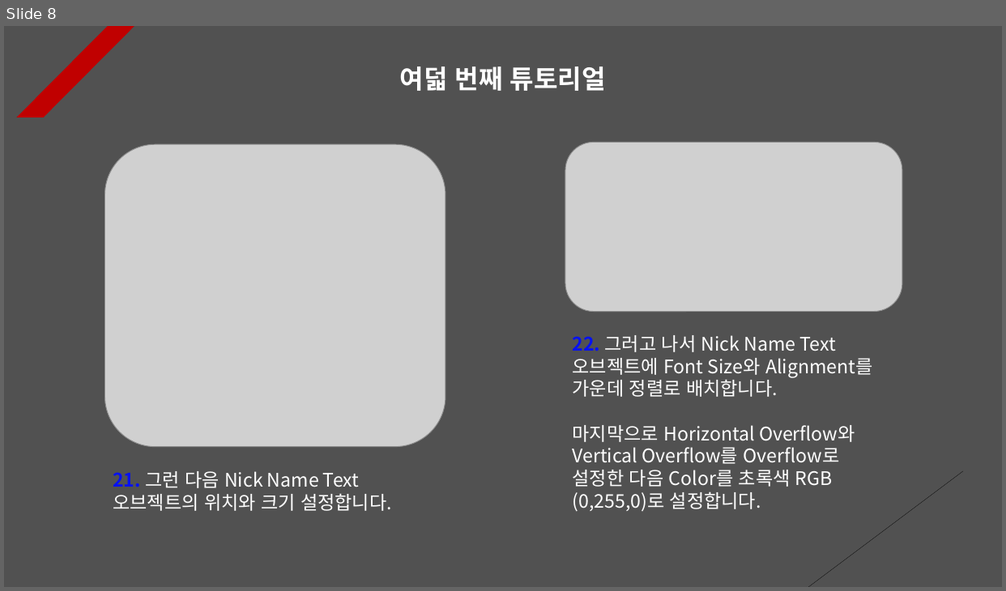
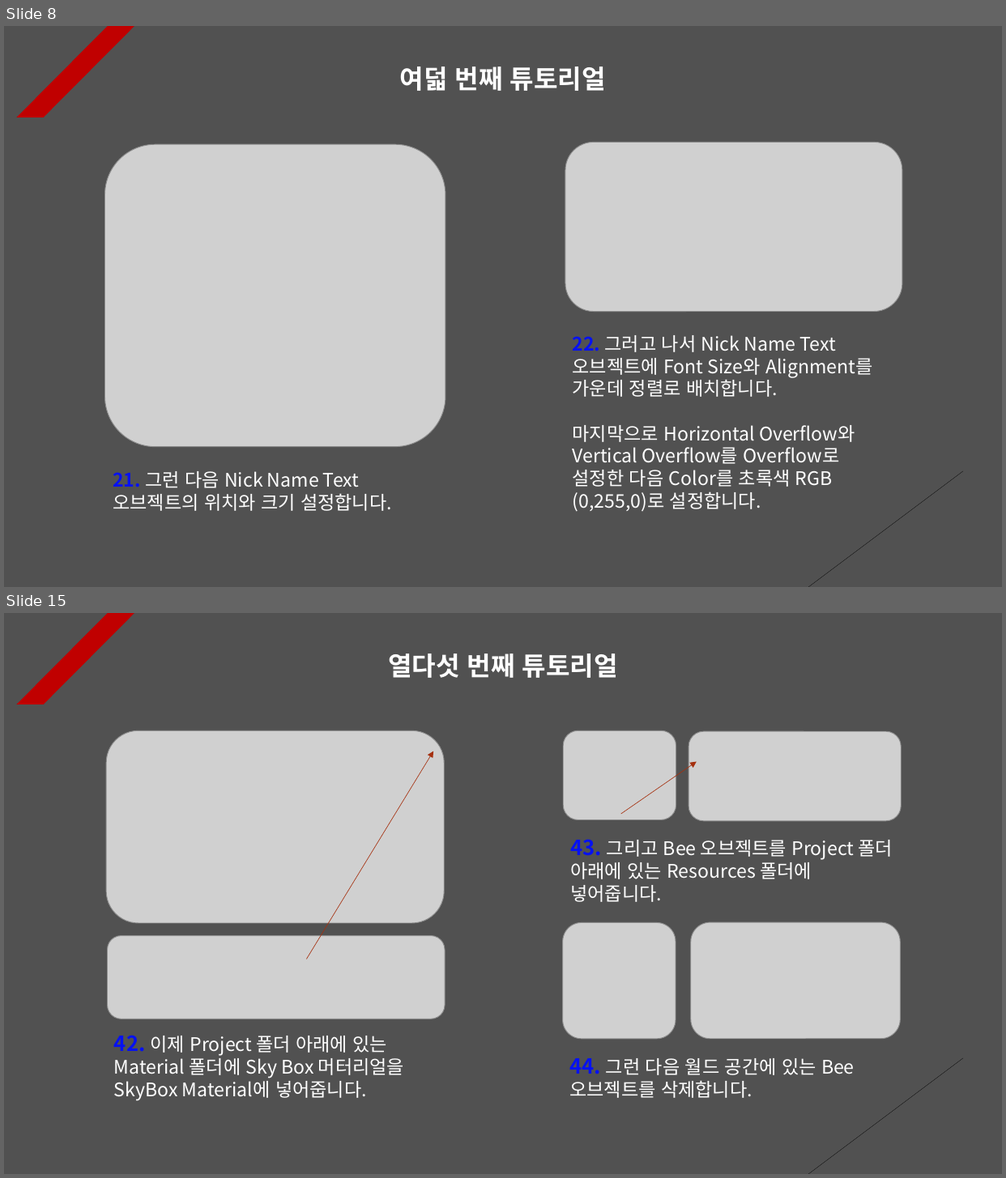
Before and after one commit to Unity2033/3D-UnityEngine, a slide deck: Assets/Class/Photon Server/PPT Data/Photon Game.pptx. Shown one above the other, each under a label of ours: slide 8 before the commit, slides 8 and 15 after it; the slides between them are not shown. The pictures are 1006x591 and 1006x1178 pixels, drawn with LibreOffice and Linux fonts; fonts in the diff are those of the drawing; grey boxes stand for pictures. Boxes give left, top, right and bottom in pixels: in the first picture for what was removed or moved away, otherwise in the second. Text is boxed around its words. In the diff, an @@ line names an element or a change of style, - is before the commit and + after.

```diff
--- a/Assets/Class/Photon Server/PPT Data/Photon Game.pptx
+++ b/Assets/Class/Photon Server/PPT Data/Photon Game.pptx
@@ slide 15 added at (x1=4, y1=613, x2=1002, y2=1174), background #515151; not listed: 2 template elements that a slide beside it also shows @@
@@ text added at (x1=388, y1=653, x2=618, y2=678), 25 pt, text #FFFFFF, bold @@
+열다섯 번째 튜토리얼
@@ picture added at (x1=107, y1=730, x2=444, y2=923) @@
@@ picture added at (x1=563, y1=730, x2=676, y2=820) @@
@@ picture added at (x1=689, y1=731, x2=901, y2=821) @@
@@ arrow added from (306, 960) to (434, 752), #A5300F 0.5 pt dashed @@
@@ arrow added from (621, 814) to (697, 762), #A5300F 0.5 pt dashed @@
@@ text added at (x1=570, y1=839, x2=893, y2=902), 18 pt, text #FFFFFF @@
+43. 그리고 Bee 오브젝트를 Project 폴더 아래에 있는 Resources 폴더에 넣어줍니다.
@@ picture added at (x1=562, y1=923, x2=675, y2=1039) @@
@@ picture added at (x1=691, y1=923, x2=901, y2=1039) @@
@@ picture added at (x1=108, y1=935, x2=445, y2=1019) @@
@@ text added at (x1=114, y1=1035, x2=404, y2=1101), 18 pt, text #FFFFFF @@
+42. 이제 Project 폴더 아래에 있는 Material 폴더에 Sky Box 머터리얼을 SkyBox Material에 넣어줍니다.
@@ text added at (x1=569, y1=1059, x2=854, y2=1098), 18 pt, text #FFFFFF @@
+44. 그런 다음 월드 공간에 있는 Bee 오브젝트를 삭제합니다.
```
Also in this commit, not shown: 6 slides changed, 1 other slide added, 48 other files.
